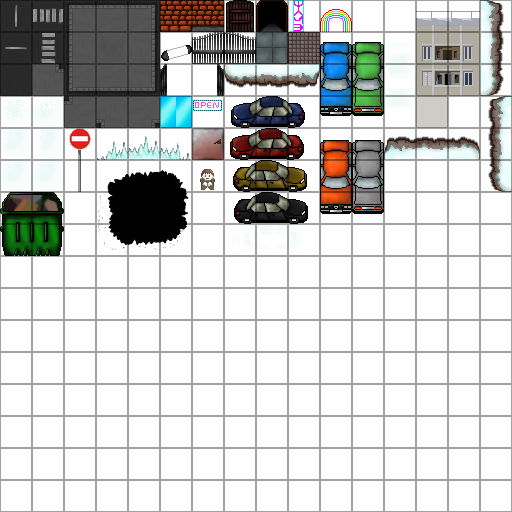
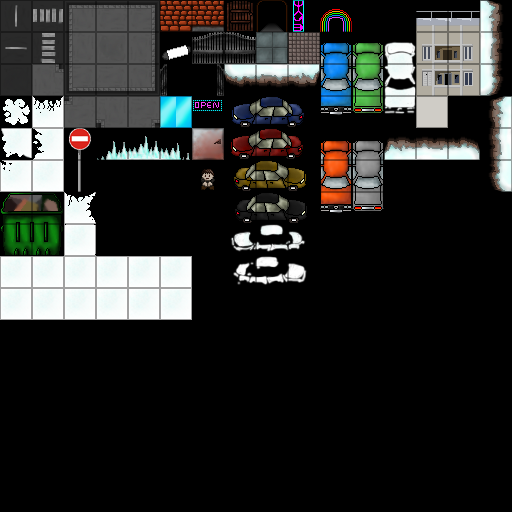
The second w=512, h=512 image is a revision of the first. Changes to its layers:
painted on "Calque 8" over [0, 192, 192, 318]
showed "Calque 3" over [0, 0, 512, 512]
